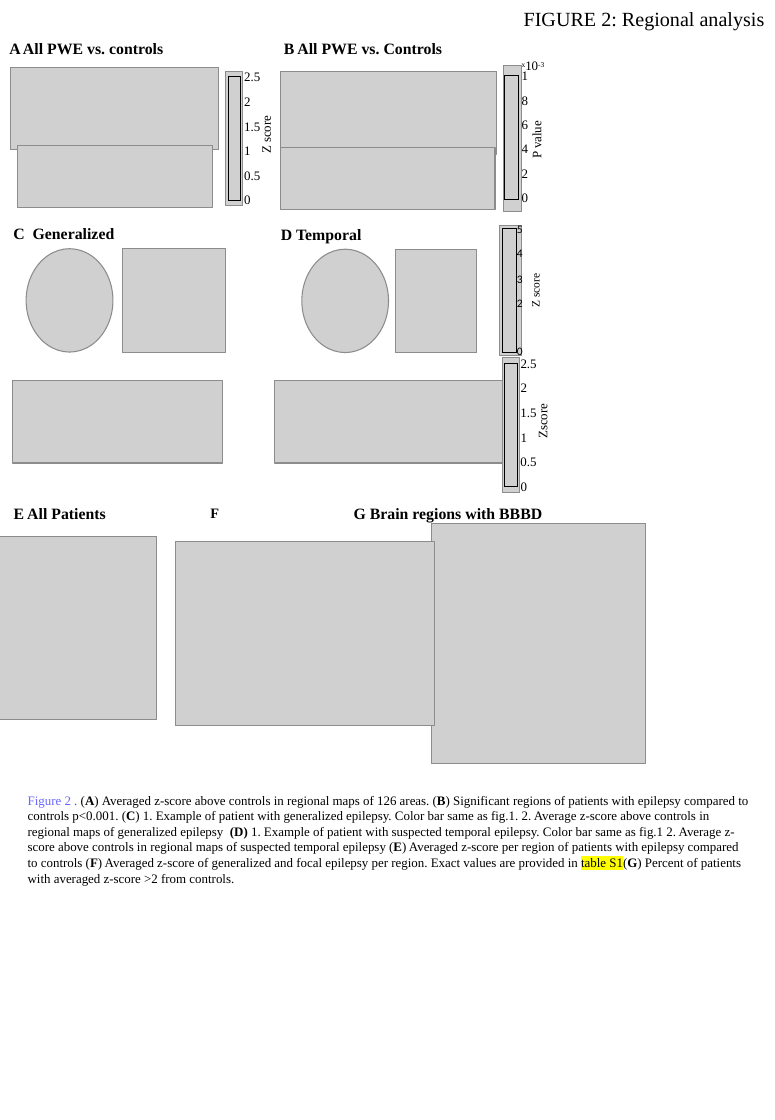
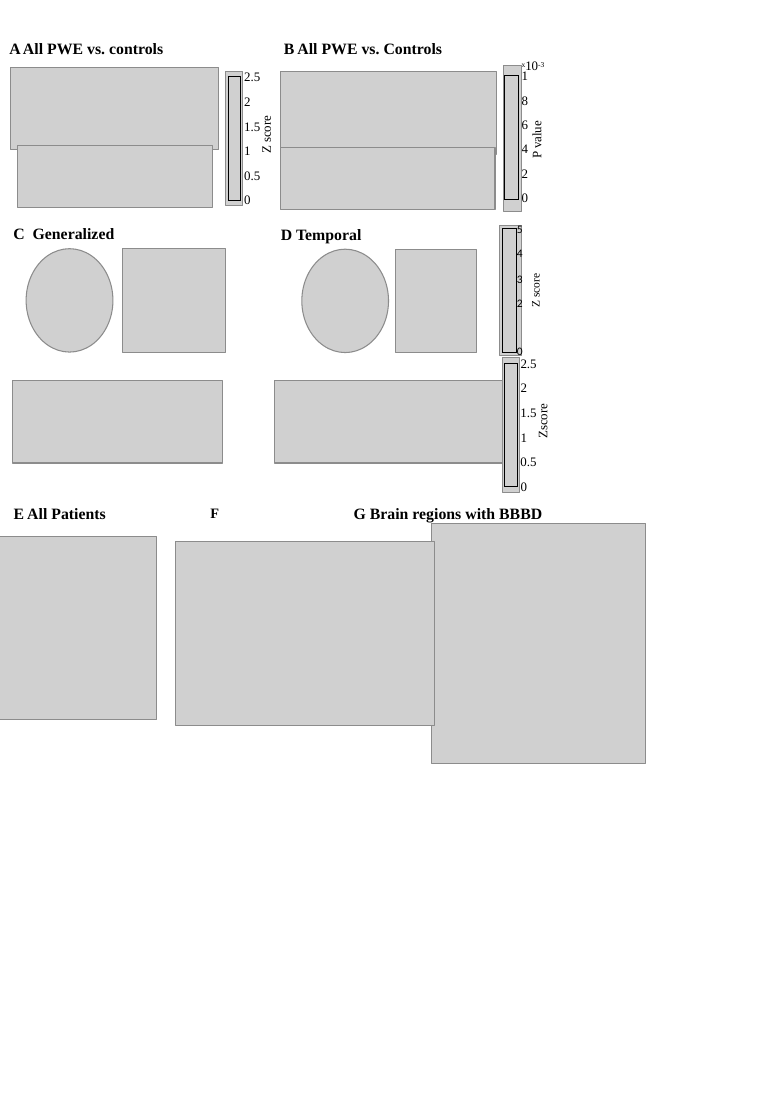
Before and after one commit to nircaf/BBB, a slide deck: slide 2 of Epilepsy-control figures slow nov 18 af.pptx. Drawn at 775x1120 pixels with LibreOffice and Linux fonts; fonts in the diff are those of the drawing; grey boxes stand for pictures. Boxes give left, top, right and bottom in pixels: in the first picture for what was removed or moved away, otherwise in the second. Text is boxed around its words. In the diff, an @@ line names an element or a change of style, - is before the commit and + after.

```diff
--- a/Epilepsy-control figures slow nov 18 af.pptx
+++ b/Epilepsy-control figures slow nov 18 af.pptx
@@ text removed at (x1=524, y1=12, x2=765, y2=31) @@
-FIGURE 2: Regional analysis
@@ text removed at (x1=28, y1=796, x2=748, y2=886) @@
-Figure 2 . (A) Averaged z-score above controls in regional maps of 126 areas. (B) Significant regions of patients with epilepsy compared to controls p<0.001. (C) 1. Example of patient with generalized epilepsy. Color bar same as fig.1. 2. Average z-score above controls in regional maps of generalized epilepsy (D) 1. Example of patient with suspected temporal epilepsy. Color bar same as fig.1 2. Average z-score above controls in regional maps of suspected temporal epilepsy (E) Averaged z-score per region of patients with epilepsy compared to controls (F) Averaged z-score of generalized and focal epilepsy per region. Exact values are provided in table S1(G) Percent of patients with averaged z-score >2 from controls.
```
Also in this commit, not shown: 5 other slides changed, 8 other files.
